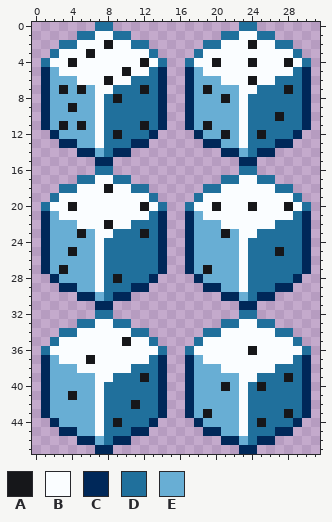
Pixel-art sprite, stored at data/graphics/images/dicesheet.png. The first picture shows the starting point.
The file is 32x48 pixels.
Palette (. is transparent): A #16171a  B #fafdff  C #002859  D #20709c  E #68aed4
Pixels before, first column x 1:
 0 ......DD..............DD......
 1 ....DDBBDD..........DDBBDD....
 2 ..DDBBBABBDD......DDBBBABBDD..
 3 .DBBBABBBBBBD....DBBBBBBBBBBD.
 4 DBBABBBBBBBABD..DBBABBBABBBABD
 5 CEBBBBBBBABBDC..CEBBBBBBBBBBDC
 6 CEEEBBBABBDDDC..CEEEBBBABBDDDC
 7 CEAEAEBBDDDADC..CEAEEEBBDDDADC
 8 CEEEEEBDADDDDC..CEEEAEBDDDDDDC
 9 CEEAEEBDDDDDDC..CEEEEEBDDDDDDC
10 CEEEEEBDDDDDDC..CEEEEEBDDDADDC
11 CEAEAEBDDDDADC..CEAEEEBDDDDDDC
12 .CEEEEBDADDDC....CEEAEBDADDDC.
13 ..CCEEBDDDCC......CCEEBDDDCC..
14 ....CCEDCC..........CCEDCC....
15 ......CC..............CC......
16 ......DD..............DD......
17 ....DDBBDD..........DDBBDD....
18 ..DDBBBABBDD......DDBBBBBBDD..
19 .DBBBBBBBBBBD....DBBBBBBBBBBD.
20 DBBABBBBBBBABD..DBBABBBABBBABD
21 CEBBBBBBBBBBDC..CEBBBBBBBBBBDC
22 CEEEBBBABBDDDC..CEEEBBBBBBDDDC
23 CEEEAEBBDDDADC..CEEEAEBBDDDDDC
24 CEEEEEBDDDDDDC..CEEEEEBDDDDDDC
25 CEEAEEBDDDDDDC..CEEEEEBDDDADDC
26 CEEEEEBDDDDDDC..CEEEEEBDDDDDDC
27 CEAEEEBDDDDDDC..CEAEEEBDDDDDDC
28 .CEEEEBDADDDC....CEEEEBDDDDDC.
29 ..CCEEBDDDCC......CCEEBDDDCC..
30 ....CCEDCC..........CCEDCC....
31 ......CC..............CC......
32 ......DD..............DD......
33 ....DDBBDD..........DDBBDD....
34 ..DDBBBBBBDD......DDBBBBBBDD..
35 .DBBBBBBBABBD....DBBBBBBBBBBD.
36 DBBBBBBBBBBBBD..DBBBBBBABBBBBD
37 CEBBBABBBBBBDC..CEBBBBBBBBBBDC
38 CEEEBBBBBBDDDC..CEEEBBBBBBDDDC
39 CEEEEEBBDDDADC..CEEEEEBBDDDADC
40 CEEEEEBDDDDDDC..CEEEAEBDADDDDC
41 CEEAEEBDDDDDDC..CEEEEEBDDDDDDC
42 CEEEEEBDDDADDC..CEEEEEBDDDDDDC
43 CEEEEEBDDDDDDC..CEAEEEBDDDDADC
44 .CEEEEBDADDDC....CEEEEBDADDDC.
45 ..CCEEBDDDCC......CCEEBDDDCC..
46 ....CCEDCC..........CCEDCC....
47 ......CC..............CC......
New version:
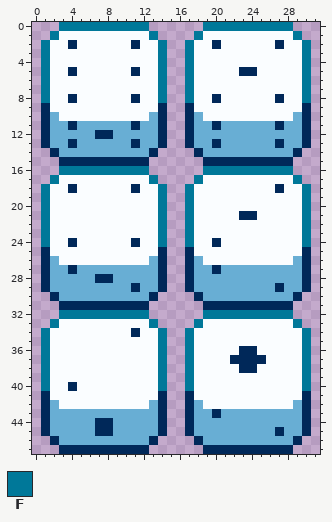
Colours new in this view: F #007899
Diff:
Changed rows in their new state; - is an unchanged pixel.
first column x 1:
 0 --FFFFFFFFFF------FFFFFFFFFF--
 1 -FBBBB--BBBBF----FBBBB--BBBBF-
 2 FBBC---B--CBBF--FBBC---B--CBBF
 3 FB---B------BF--FB----------BF
 4 F--B-------B-F--F--B---B---B-F
 5 FB-C-----BC-BF--FB----CC----BF
 6 FBBB---B--BBBF--FBBB---B--BBBF
 7 FBBBBB--BBBBBF--FBBBBB--BBBBBF
 8 FBBCBB-BBBCBBF--FBBCBB-BBBCBBF
 9 -BBBBB-BBBBBB----BBBBB-BBBBBB-
10 --BBBB-BBBBBE-----BBBB-BBBBBE-
11 --ECE-EEEECEE-----EC--EEEECEE-
12 CE----CCEEEEEC--CE--E-EEEEEEEC
13 CEE---EEEE-EEC--CEE---EEEE-EEC
14 -CEEEE-EEEEEC----CEEEE-EEEEEC-
15 --CCCC--CCCC------CCCC--CCCC--
16 --FFFFFFFFFF------FFFFFFFFFF--
17 -FBBBB--BBBBF----FBBBB--BBBBF-
18 FBBC---B--CBBF--FBBB------CBBF
19 FB----------BF--FB----------BF
20 F--B-------B-F--F--B---B---B-F
21 FB----------BF--FB----CC----BF
22 FBBB---B--BBBF--FBBB------BBBF
23 FBBBBB--BBBBBF--FBBBBB--BBBBBF
24 FBBCBB-BBBCBBF--FBBCBB-BBBBBBF
25 -BBBBB-BBBBBB----BBBBB-BBBBBB-
26 --BBBB-BBBBBE-----BBBB-BBBBBE-
27 --EC--EEEEEEE-----EC--EEEEEEE-
28 CE----CCEEEEEC--CE----EEEEEEEC
29 CEEE--EEEE-EEC--CEEE--EEEE-EEC
30 -CEEEE-EEEEEC----CEEEE-EEEEEC-
31 --CCCC--CCCC------CCCC--CCCC--
32 --FFFFFFFFFF------FFFFFFFFFF--
33 -FBBBB--BBBBF----FBBBB--BBBBF-
34 FBBB------CBBF--FBBB------BBBF
35 FB-------B--BF--FB----------BF
36 F------------F--F-----CC-----F
37 FB---B------BF--FB---CCCC---BF
38 FBBB------BBBF--FBBB--CC--BBBF
39 FBBBBB--BBBBBF--FBBBBB--BBBBBF
40 FBBCBB-BBBBBBF--FBBBBB-BBBBBBF
41 -BBBBB-BBBBBB----BBBBB-BBBBBB-
42 --BBBB-BBBBBE-----BBBB-BBBBBE-
43 ------EEEEEEE-----EC--EEEEEEE-
44 CE----CCEEEEEC--CE----EEEEEEEC
45 CEEE--CCEEEEEC--CEEE--EEEE-EEC
46 -CEEEE-EEEEEC----CEEEE-EEEEEC-
47 --CCCC--CCCC------CCCC--CCCC--
Where, in picture pixels (left, top, right, bottom), the same in both pictures:
changed: (41, 22, 311, 454)
